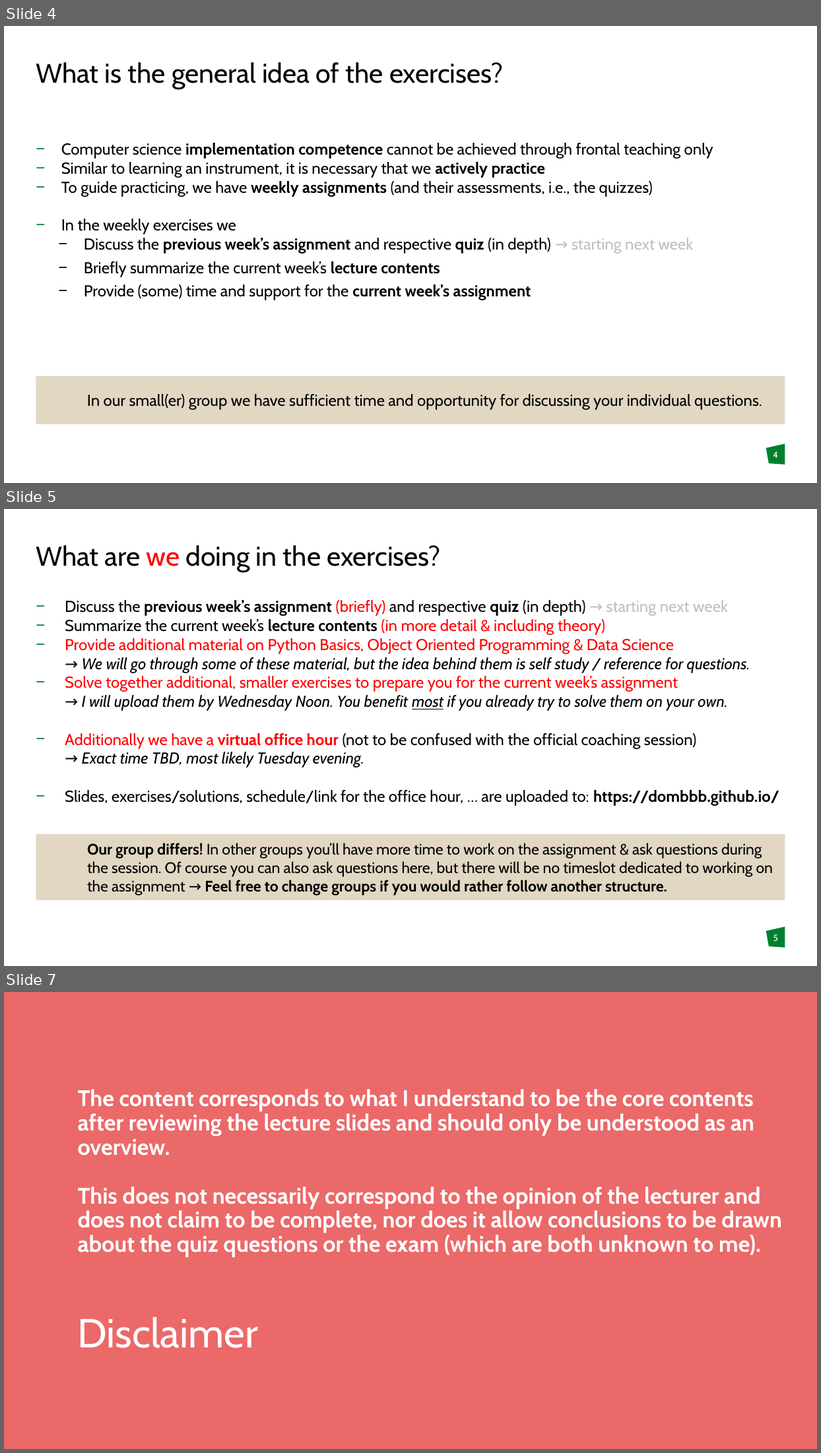
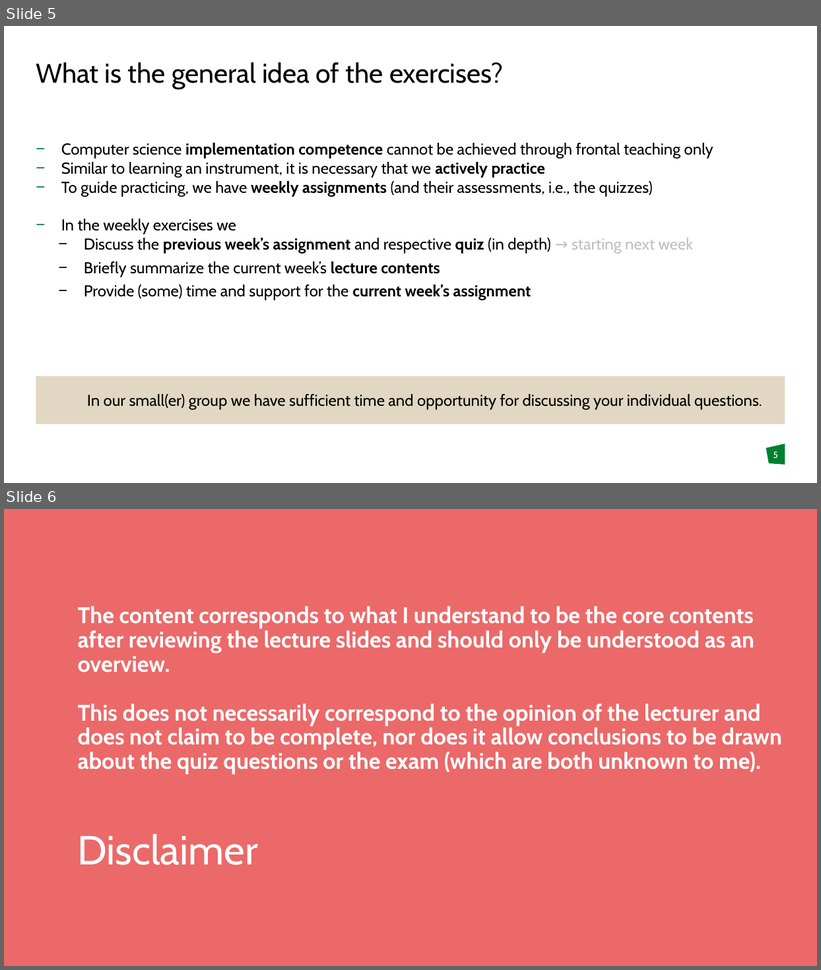
Before and after one commit to DomBBB/dombbb.github.io, a slide deck: Presentation/Presentation_W0.pptx. Shown one above the other, each under a label of ours: slides 4, 5 and 7 before the commit, slides 5 and 6 after it; the slides between them are not shown. The pictures are 821x1453 and 821x970 pixels, drawn with LibreOffice and Linux fonts; fonts in the diff are those of the drawing; background and template pictures are left out. Boxes give left, top, right and bottom in pixels: in the first picture for what was removed or moved away, otherwise in the second. Text is boxed around its words. In the diff, an @@ line names an element or a change of style, - is before the commit and + after.

```diff
--- a/Presentation/Presentation_W0.pptx
+++ b/Presentation/Presentation_W0.pptx
@@ slide 5 removed at (4,509,817,966), background #FFFFFF; not listed: 1 template element that a slide beside it also shows @@
@@ title removed at (36,545,440,572) @@
-What are we doing in the exercises?
@@ text removed at (65,600,780,806) @@
-− Discuss the previous week’s assignment (briefly) and respective quiz (in depth) → starting next week
-− Summarize the current week’s lecture contents (in more detail & including theory)
-− Provide additional material on Python Basics, Object Oriented Programming & Data Science
-  → We will go through some of these material, but the idea behind them is self study / reference for questions.
-− Solve together additional, smaller exercises to prepare you for the current week’s assignment
-  → I will upload them by Wednesday Noon. You benefit most if you already try to solve them on your own.
-− Additionally we have a virtual office hour (not to be confused with the official coaching session)
-  → Exact time TBD, most likely Tuesday evening.
-− Slides, exercises/solutions, schedule/link for the office hour, … are uploaded to: https://dombbb.github.io/
@@ text removed at (36,834,785,900) @@
-Our group differs! In other groups you’ll have more time to work on the assignment & ask questions during the session. Of course you can also ask questions here, but there will be no timeslot dedicated to working on the assignment → Feel free to change groups if you would rather follow another structure.
@@ page number removed at (774,935,778,942) @@
-5
@@ what was slide 4 is now slide 5 @@
@@ page number at (774,452,778,459): text changed @@
-4
+5
@@ what was slide 7 is now slide 6 @@
```
Also in this commit, not shown: 2 slides changed, 2 slides added, 7 other slides removed.
